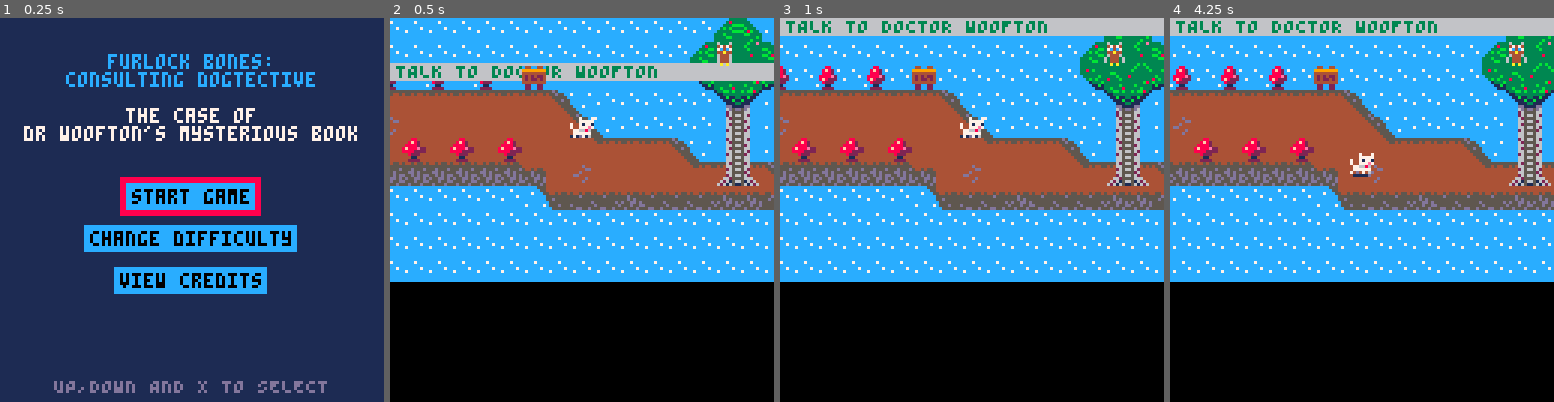
Above: before the commit, frames 1-4 (left to right).
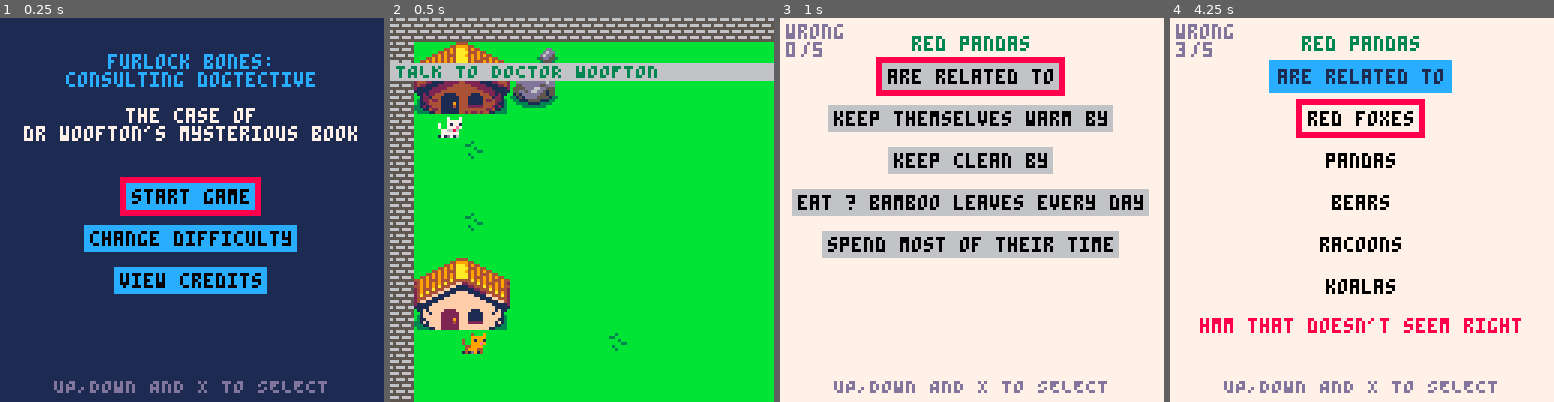
Above: after the commit, the same moments.

Repository: Mackeriah/FurlockBones-game
Game: PICO-8 cartridge furlock bones.p8
Same seed, same stepped clock (60 frames per second), same inputs: the game is played once before the commit and once after it.
Inputs:
- Up to frame 1 (0.25 s): no input
- Up to frame 2 (0.5 s): tap X (X key) at 0.33 s
- Up to frame 3 (1 s): tap O (Z key) at 0.7 s
- Up to frame 4 (4.25 s): tap X (X key) at 1.07, 1.85, 2.97, 4.08 s; hold Right 1.6-2.1 s; tap O (Z key) every 0.4 s from 1.7 to 4.1 s; hold Up 2.15-2.42 s; hold Right 2.47-3.03 s; hold Left 3.08-3.58 s; hold Down 3.63-3.97 s; hold Right from 4.02 s (still down)

Frame 1 is identical in both runs. In frame 2, 95% of the frame differs, in the area x 0-100%, y 0-100%; in frame 3, 99%; in frame 4, 95%.

Commit message:
red panda questions

Diff:
--- a/furlock bones.p8
+++ b/furlock bones.p8
@@ -23,6 +23,8 @@
 
 --init, update and draw functions
 function _init()
+	timeStart = 0
+	displayDev = false
 	camera_x, camera_y = 0,0
 	tmp_camera_x, tmp_camera_y = 0,0 -- don't remove this
 	activeGame = false
@@ -40,7 +42,7 @@
 	init_objective()
 	lost_animals()
 	shakeAmount = 0
-	--wordgame.pagesCollected = true
+	wordgame.pagesCollected = true
 	--objective.current = "TAKE THE PAGES TO WOOFTON"	-- TESTING ONLY
 	--owlBookState = "going upstairs"
 	--objective.current = "PRESS Z TO VIEW PAGES"
@@ -51,9 +53,32 @@
 	credits = false
 end
 
+function displayDevName()
+	rectfill(0, 0, 127, 127, 0) -- background colour
+	if timeStart == 0 then
+		timeStart = time()
+	end
+	if timeStart <= time() - 0 then
+		print_centered("awopi developments", 44, 12)
+		print_centered("presents", 56, 12)
+	end
+	-- if timeStart <= time() - 3 then
+	-- 	print_centered("furlock bones:", 54, 7)
+	-- 	print_centered("consulting dogtective", 60, 7)
+	-- end
+	if timeStart == 0 then
+		timeStart = time()
+	end
+	if timeStart <= time() - 4 then
+		displayDev = false
+	end
+end
+
 function _update60()
-	menuState()
-	musicControl()
+	if displayDev == false then
+		menuState()
+		musicControl()
+	end
 	if activeGame == false then
 		wordgame.displayed = true -- this is the menu not the wordgame (#hackyreuseoffunction)
 
@@ -80,10 +105,13 @@
 
 function _draw()
 	cls()
-	draw_game()
+	displayDevName()
+	if displayDev == false then
+		draw_game()
+	end
 	-- player.x-20,player.y-20,8
 	--print("wrong: "..wordgame.wrongGuesses,20,10,8)
-	--print("max: "..wordgame.maximumGuesses)
+	--print(animal.list[animal.active])
 end
 
 function draw_game()
@@ -126,8 +154,8 @@
 
 function lost_animals()
 	animal = {}
-	animal.list = {"fox", "red panda"}
-	animal.active = 1
+	animal.list = {"red foxes", "red pandas"}
+	animal.active = 2
 end
 
 function init_objective()
@@ -254,7 +282,10 @@
 
 				elseif conversation_state == "pages4" then
 					new_conversation({"anyway, this is perfect.","thank you so much furlock!"})
-					if (btnp(❎)) then conversation_state = "pages5" end
+					if (btnp(❎)) then
+						conversation_state = "pages5"
+						animal.active += 1
+					end
 
 				elseif conversation_state == "pages5" then
 					new_conversation({"oh and by the way", "i have another favour to ask","when you have time."})
@@ -520,15 +551,6 @@
 	wordgame.tooManyWrong = false
 end
 
-function menuState() -- change what's in this table if menu or wordgame (hacky I think but SUE ME!)
-	if wordgame.state == "menu" then
-		wordgame.allQuestions = {"start game","change difficulty","view credits"}
-	elseif wordgame.state == "questionList" then
-		wordgame.allQuestions = {"foxes live in","foxes love to eat","fox babies are called",
-			"foxes are covered in","foxes something something",}
-	end
-end
-
 function wordgame_store_answers(txt)
 	wordgame.answers = txt
 end
@@ -561,8 +583,10 @@
 
 	elseif wordgame.state == "questionList" then
 		rectfill(0, 0, 127, 127, 7) -- background colour
-		print_centered("help furlock match", camera_y+14, 3)
-		print_centered("the animal facts", camera_y+20, 3)
+		--print_centered("help furlock match", camera_y+14, 3)
+		--print_centered("answer animal facts for", camera_y+6, 3)
+		print_centered(animal.list[animal.active], camera_y+6, 3)
+
 		print("wrong",2,2,13)
 		print(wordgame.wrongGuesses,2,8,13)
 		print(" /"..wordgame.maximumGuesses-1,3,8,13)
@@ -615,7 +639,7 @@
 	if wordgame.state == "menu" then
 		textbox_yy = camera_y + 48 -- first menu item location
 	elseif wordgame.state == "questionList" then
-		textbox_yy = camera_y + 22 -- first question location
+		textbox_yy = camera_y + 8 -- first question location
 	end
 	local textbox_width2 = textbox_xx+(maxTextWidth*4)  -- *4 to account for character width
 	local textbox_height2 = textbox_yy + 6 -- *6 for character height
@@ -664,9 +688,23 @@
 	end
 end
 
+function menuState() -- change what's in this table if menu or wordgame (hacky I think but SUE ME!)
+	if wordgame.state == "menu" then
+		wordgame.allQuestions = {"start game","change difficulty","view credits"}
+	elseif wordgame.state == "questionList" then
+		-- FOX QUESTIONS
+		if animal.list[animal.active] == "red foxes" then
+			wordgame.allQuestions = {"they live in","they love to eat","their babies are called",
+				"they are covered in","a group of foxes is called a",}
+
+		-- RED PANDA QUESTIONS
+		elseif animal.list[animal.active] == "red pandas" then
+			wordgame.allQuestions = {"are related to","keep themselves warm by","keep clean by","eat ? bamboo leaves every day","spend most of their time",}
+		end
+	end
+end
+
 function wordgame_prepare_chosen_question()
-
-	lostAnimal = animal.list[animal.active]
 
 	if wordgame.state == "menuItems" then
 		if wordgame.selectedQuestion == 1 then
@@ -681,27 +719,44 @@
 			end
 
 	elseif wordgame.state == "chosenQuestion" then
-		if lostAnimal == "fox" then
+
+		-- FOX ANSWERS
+		if animal.list[animal.active] == "red foxes" then
 			if wordgame.selectedQuestion == 1 then
-				wordgame_store_answers({"large dens", "hives", "a tree-house","very deep holes","a sausage factory"})
+				wordgame_store_answers({"large dens", "bee hives", "tree-houses","your bedroom","a sausage factory"})
 				wordgame.correct_answer = 1
 			elseif wordgame.selectedQuestion == 2 then
-				wordgame_store_answers({"leaves", "bees", "people","chickens","sausages"})
+				wordgame_store_answers({"pizza", "cheese sandwiches", "children","chickens","sausages"})
 				wordgame.correct_answer = 4
 			elseif wordgame.selectedQuestion == 3 then
-				wordgame_store_answers({"plugs", "rugs", "a kit or kitten","chubs","scrubs"})
+				wordgame_store_answers({"cubs", "cats", "kits","kit kats","pups"})
 				wordgame.correct_answer = 3
 			elseif wordgame.selectedQuestion == 4 then
-				wordgame_store_answers({"biscuits", "jam", "scales","snot","fur"})
+				wordgame_store_answers({"scales", "jam", "marshmallow","snot","fur"})
 				wordgame.correct_answer = 5
 			elseif wordgame.selectedQuestion == 5 then
-				wordgame_store_answers({"um", "maybe", "probably", "yes..?", "possibly"})
+				wordgame_store_answers({"posse", "gang", "foxtrot", "skulk", "pack"})
+				wordgame.correct_answer = 4
+			end
+
+		-- RED PANDA ANSWERS
+		elseif animal.list[animal.active] == "red pandas" then
+			if wordgame.selectedQuestion == 1 then
+				wordgame_store_answers({"red foxes","pandas","bears","racoons","koalas"})
+				wordgame.correct_answer = 4
+			elseif wordgame.selectedQuestion == 2 then
+				wordgame_store_answers({"jumping", "wrapping their tail around", "putting on a scarf","rolling in mud","dancing"})
 				wordgame.correct_answer = 2
-			end
-		elseif lostAnimal == "red panda" then
-			--wordgame_store_questions({"red pandas live in a ?"})
-			wordgame_store_answers({"large den", "hive", "tree-house","very deep hole","sausage factory"})
-			wordgame.correct_answer = 3
+			elseif wordgame.selectedQuestion == 3 then
+				wordgame_store_answers({"washing in a stream", "having a shower", "licking themselves","rolling in dust","rubbing against trees"})
+				wordgame.correct_answer = 3
+			elseif wordgame.selectedQuestion == 4 then
+				wordgame_store_answers({"exactly 5", "about 5,000", "about 20,000","100-200","zero"})
+				wordgame.correct_answer = 3
+			elseif wordgame.selectedQuestion == 5 then
+				wordgame_store_answers({"in the bath", "in burrows", "under houses", "inside bushes", "high in trees"})
+				wordgame.correct_answer = 5
+			end
 		end
 	end
 end
@@ -766,6 +821,7 @@
 	if credits == true then
 		--print_centered("credits", ty-9,7)
 	else
+		print_centered(animal.list[animal.active], camera_y+6, 3)
 		print(txt, tx, ty, 1)
 	end
  -- ** ANSWER LOGIC **
@@ -915,7 +971,7 @@
 --player functions
 function create_player()
 	player={}  --create empty table -- this means we're creating the player as an object!
-	player.x = 432 -- 16 = house, 432 = owl (map location x8 for exact pixel location)
+	player.x = 16 -- 16 = house, 432 = owl (map location x8 for exact pixel location)
 	player.y = 32
 	player.direction = 1
 	player.velocity_x = 0
